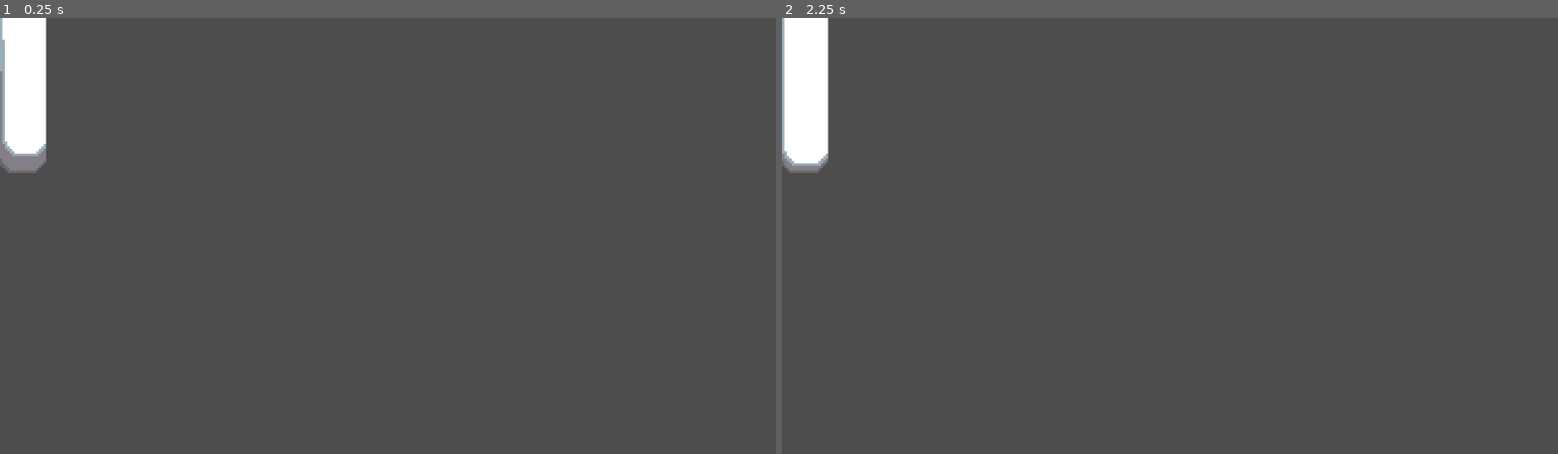
Above: before the commit, frames 1-2 (left to right).
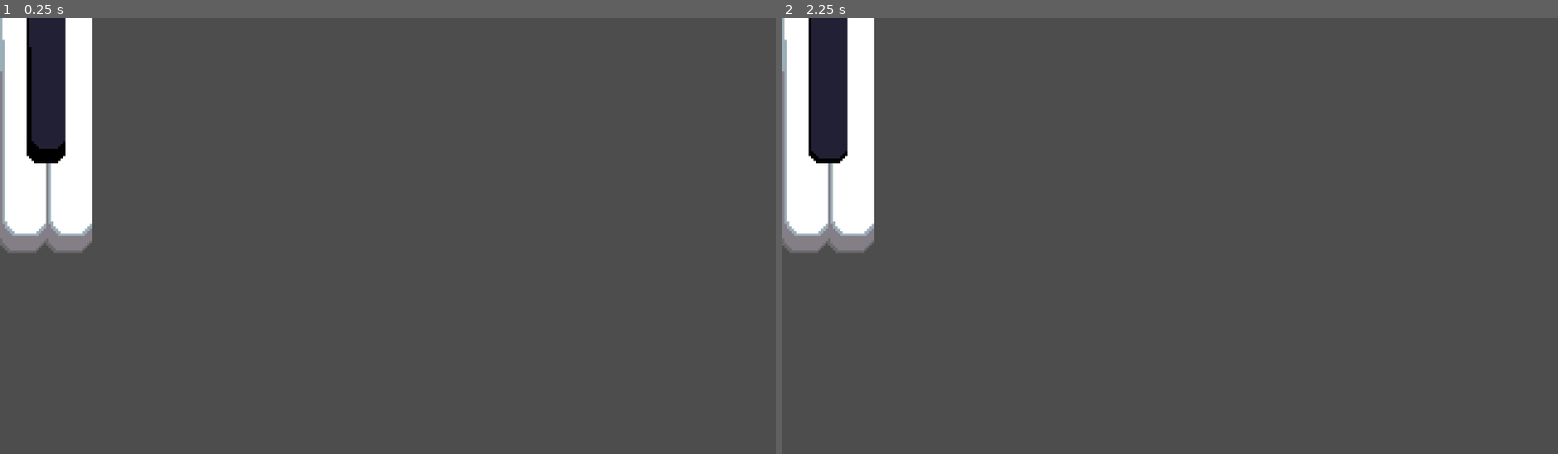
Above: after the commit, the same moments.

Repository: BeneUser/literalkeyboard
Game: Godot game, scene res://literalkeyboard.tscn
Same seed, same stepped clock (60 frames per second), same inputs: the game is played once before the commit and once after it.
Inputs:
- Up to frame 1 (0.25 s): no input
- Up to frame 2 (2.25 s): tap Enter at 0.5, 2 s; hold K (K) 0.53-1.28 s; tap Space at 1.25 s; tap K (K) at 1.35 s; hold K (K) from 2.03 s (still down)

The runs differ from the first frame. In frame 1, 5.3% of the frame differs, in the area x 0-12%, y 0-54%; in frame 2, 5.4%.

Commit message:
Added black and reworked keys so pressed texture change is decoupled

Diff:
--- /dev/null
+++ b/blackkey.tscn
@@ -0,0 +1,37 @@
+[gd_scene format=3 uid="uid://dxttwogf8em7x"]
+
+[ext_resource type="Script" uid="uid://bve7auufhp2hi" path="res://key.gd" id="1_4mqnw"]
+[ext_resource type="Texture2D" uid="uid://b3frv4mcayfi1" path="res://assets/LiteralBlackKey.png" id="1_vs767"]
+[ext_resource type="Texture2D" uid="uid://b3vikiuvdbkww" path="res://assets/LiteralBlackKeyPressed.png" id="2_4mqnw"]
+
+[node name="Blackkey" type="Control" unique_id=603525735]
+layout_mode = 3
+anchors_preset = 0
+offset_right = 16.0
+offset_bottom = 60.0
+script = ExtResource("1_4mqnw")
+
+[node name="Unpressed" type="NinePatchRect" parent="." unique_id=278703654]
+layout_mode = 1
+anchors_preset = -1
+anchor_right = 1.0
+anchor_bottom = 1.0
+texture = ExtResource("1_vs767")
+region_rect = Rect2(0, 0, 16, 60)
+patch_margin_left = 6
+patch_margin_top = 13
+patch_margin_right = 4
+patch_margin_bottom = 10
+
+[node name="Pressed" type="NinePatchRect" parent="." unique_id=1997689654]
+visible = false
+layout_mode = 1
+anchors_preset = -1
+anchor_right = 1.0
+anchor_bottom = 1.0
+texture = ExtResource("2_4mqnw")
+region_rect = Rect2(0, 0, 16, 60)
+patch_margin_left = 6
+patch_margin_top = 13
+patch_margin_right = 4
+patch_margin_bottom = 10
--- a/key.gd
+++ b/key.gd
@@ -1,12 +1,17 @@
 extends Control
 
-var anim_tex;
+@export var key : String
+var unpressed : NinePatchRect
+var pressed : NinePatchRect
 
 func _ready() -> void:
-	anim_tex = $Front.texture as AnimatedTexture
+	unpressed = $Unpressed
+	pressed = $Pressed
 
 func _unhandled_key_input(event: InputEvent) -> void:
-	if(event.is_action_pressed("K")):
-		anim_tex.current_frame = 1
-	if(event.is_action_released("K")):
-		anim_tex.current_frame = 0
+	if(event.is_action_pressed(key)):
+		unpressed.visible = false
+		pressed.visible = true
+	if(event.is_action_released(key)):
+		pressed.visible = false
+		unpressed.visible = true
--- a/literalkeyboard.tscn
+++ b/literalkeyboard.tscn
@@ -1,6 +1,7 @@
 [gd_scene format=3 uid="uid://b2u5sl8udsgtx"]
 
 [ext_resource type="PackedScene" uid="uid://bugc7fpdm0o5a" path="res://whitekey.tscn" id="1_y1bol"]
+[ext_resource type="PackedScene" uid="uid://dxttwogf8em7x" path="res://blackkey.tscn" id="2_vi2fw"]
 
 [node name="Control" type="Control" unique_id=1846378993]
 layout_mode = 3
@@ -12,3 +13,24 @@
 
 [node name="Whitekey" parent="." unique_id=122809443 instance=ExtResource("1_y1bol")]
 layout_mode = 1
+anchors_preset = 0
+offset_bottom = 97.0
+grow_horizontal = 1
+grow_vertical = 1
+key = "M"
+
+[node name="Whitekey2" parent="." unique_id=1452715537 instance=ExtResource("1_y1bol")]
+layout_mode = 0
+anchors_preset = 0
+offset_left = 19.0
+offset_right = 38.0
+offset_bottom = 97.0
+grow_horizontal = 1
+grow_vertical = 1
+key = ","
+
+[node name="Blackkey" parent="." unique_id=603525735 instance=ExtResource("2_vi2fw")]
+layout_mode = 0
+offset_left = 11.0
+offset_right = 27.0
+key = "K"
--- a/project.godot
+++ b/project.godot
@@ -31,6 +31,16 @@
 "events": [Object(InputEventKey,"resource_local_to_scene":false,"resource_name":"","device":-1,"window_id":0,"alt_press …(192 unchanged characters)…
 ]
 }
+M={
+"deadzone": 0.2,
+"events": [Object(InputEventKey,"resource_local_to_scene":false,"resource_name":"","device":-1,"window_id":0,"alt_pressed":false,"shift_pressed":false,"ctrl_pressed":false,"meta_pressed":false,"pressed":false,"keycode":0,"physical_keycode":77,"key_label":0,"unicode":109,"location":0,"echo":false,"script":null)
+]
+}
+,={
+"deadzone": 0.2,
+"events": [Object(InputEventKey,"resource_local_to_scene":false,"resource_name":"","device":-1,"window_id":0,"alt_pressed":false,"shift_pressed":false,"ctrl_pressed":false,"meta_pressed":false,"pressed":false,"keycode":0,"physical_keycode":44,"key_label":0,"unicode":44,"location":0,"echo":false,"script":null)
+]
+}
 
 [physics]
 
--- a/whitekey.tscn
+++ b/whitekey.tscn
@@ -4,29 +4,35 @@
 [ext_resource type="Script" uid="uid://bve7auufhp2hi" path="res://key.gd" id="1_qeio1"]
 [ext_resource type="Texture2D" uid="uid://ffncvafi2tyu" path="res://assets/LiteralKeyPressed.png" id="2_qeio1"]
 
-[sub_resource type="AnimatedTexture" id="AnimatedTexture_r7fg4"]
-frames = 2
-pause = true
-frame_0/texture = ExtResource("1_kxvhw")
-frame_1/texture = ExtResource("2_qeio1")
-frame_1/duration = 1.0
-
 [node name="Whitekey" type="Control" unique_id=122809443]
 layout_mode = 3
-anchors_preset = 15
-anchor_right = 1.0
-anchor_bottom = 1.0
+offset_right = 19.0
+offset_bottom = 64.0
 grow_horizontal = 2
 grow_vertical = 2
 script = ExtResource("1_qeio1")
 
-[node name="Front" type="NinePatchRect" parent="." unique_id=1270174910]
-layout_mode = 0
-offset_right = 19.0
-offset_bottom = 64.0
-texture = SubResource("AnimatedTexture_r7fg4")
+[node name="Unpressed" type="NinePatchRect" parent="." unique_id=1270174910]
+layout_mode = 1
+anchors_preset = 15
+anchor_right = 1.0
+anchor_bottom = 1.0
+texture = ExtResource("1_kxvhw")
 region_rect = Rect2(0, 4, 32, 92)
 patch_margin_left = 6
 patch_margin_top = 25
 patch_margin_right = 6
 patch_margin_bottom = 14
+
+[node name="Pressed" type="NinePatchRect" parent="." unique_id=1964457875]
+visible = false
+layout_mode = 1
+anchors_preset = -1
+anchor_right = 1.0
+anchor_bottom = 1.0
+texture = ExtResource("2_qeio1")
+region_rect = Rect2(0, 4, 32, 92)
+patch_margin_left = 6
+patch_margin_top = 25
+patch_margin_right = 6
+patch_margin_bottom = 14
Binary file removed: assets/LiteralBlackKey-Sheet.png
Binary file added: assets/LiteralBlackKey.png
Not shown, changed: assets/LiteralBlackKey.png.import
Binary file added: assets/LiteralBlackKeyPressed.png
Not shown, added: assets/LiteralBlackKeyPressed.png.import
